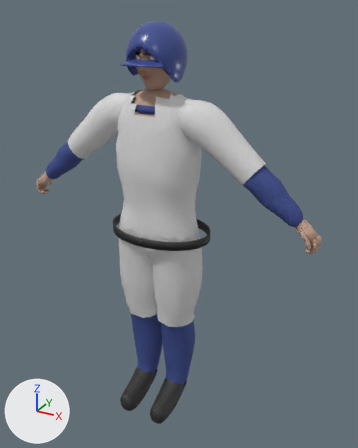
The glTF model assets/optimized/players/player_batter.glb: old version first, new version second.
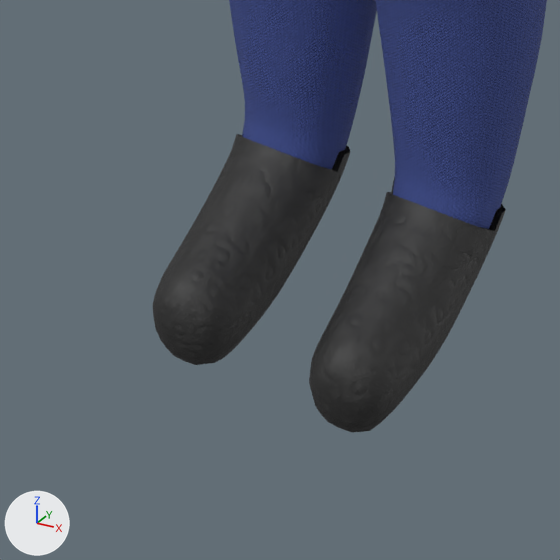
The first picture shows the older version from a camera (50 mm lens) standing at (1.105, -1.822, 1.924) and looking at (0.081, 0.04, 0.993). The close-ups show the older and then the newer version on the part from 26% to 55% of the width and 76% to 100% of the height of that picture. Only the edits that show in the close-ups are written down. Every picture has the same lights, and +X, +Y and +Z are marked at lower left. Vertices at exactly the same position are counted once.

In view in the first close-up: 'Cleats', 'Socks'.
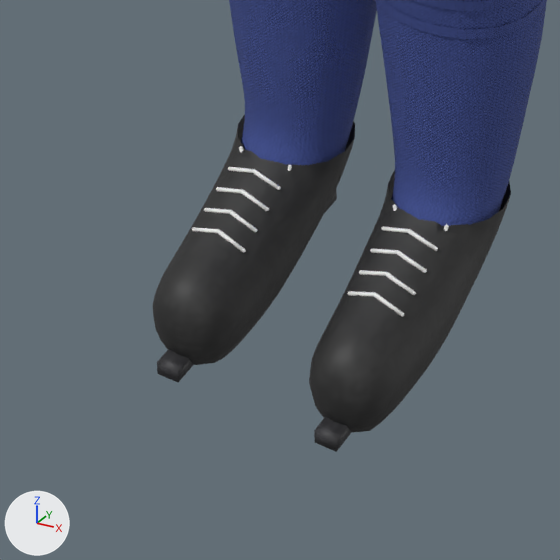
Location of each change, (x1, y1, x2, y2) in pixels of the close-ups (560 x 560 px):
'Cleats', reshaped (6% taller): before (153, 134, 506, 432); after (153, 115, 511, 432)
'Gear_Laces', added: after (192, 146, 449, 317)
'Gear_Soles', added (mostly hidden): after (157, 190, 351, 452)
part 1 of me_body_006, reshaped: before (232, 134, 506, 243); after (232, 115, 511, 243)
part 2 of me_body_006, surface changed: before (236, 140, 467, 230); after (235, 137, 245, 150)
part 3 of me_body_005, cut back: before (393, 179, 496, 229); after (391, 179, 500, 226)
part 4 of me_body_005, cut back: before (256, 137, 339, 169); after (240, 136, 345, 165)
'Gear_Piping', unchanged, uncovered by the edit: after (377, 0, 546, 39)

The change, as a diff of the scene's bpy script:
```diff
--- a/assets/optimized/players/player_batter.glb.py
+++ b/assets/optimized/players/player_batter.glb.py
@@ mat_sole @@
+mat_sole = bpy.data.materials.new('sole')
+# colours: dark grey #38383c
+# uses the picture img_leather_albedo
+# uses the picture img_leather_normal
+# uses the picture img_leather_orm
@@ mat_laces @@
+mat_laces = principled_material('laces')
+mat_laces.base_color = (0.92, 0.92, 0.9)  # white #f6f6f3
+mat_laces.roughness = 0.7
@@ me_body_006 @@
 # used by ob_cleats; location = (0.0, 0.0, 0.0)
-me_body_006.from_pydata(...)  # 556 vertices, 1068 faces; spans x -0.15..0.15, y -0.234..0.052, z 0.0..0.146
+me_body_006.from_pydata(...)  # 588 vertices, 1124 faces; spans x -0.151..0.151, y -0.234..0.054, z 0.0..0.138
+# me_body_006 part 1
+# 34 vertices are removed from x -0.15..0.15, y -0.067..0.052, z 0.095..0.146
+# 76 faces are deleted
+# 3 vertices move from x -0.114..0.134, y -0.056..0.049, z 0.12..0.142 to x -0.134..0.128, y -0.064..0.043, z 0.124..0.135
+# 66 vertices are added at x -0.151..0.151, y -0.07..0.054, z 0.096..0.138
+# 132 new faces join them
+# me_body_006 part 2: 2 kept faces spanning x -0.134..0.133, y -0.064..-0.048, z 0.125..0.135 get new texture (UV) coordinates
 me_body_006.materials.append(mat_cleats)
@@ me_body_005 @@
 # used by ob_socks; location = (0.0, 0.0, 0.0)
-me_body_005.from_pydata(...)  # 424 vertices, 772 faces; spans x -0.177..0.177, y -0.081..0.093, z 0.099..0.516
+me_body_005.from_pydata(...)  # 554 vertices, 1016 faces; spans x -0.177..0.177, y -0.114..0.093, z 0.106..0.53
+# me_body_005 part 3: 13 vertices removed from x 0.038..0.142, y -0.057..0.043, z 0.099..0.14; 59 vertices added at x 0.037..0.142, y -0.114..0.043, z 0.106..0.141
+# me_body_005 part 4: 1 vertex moved within x -0.092, y -0.056, z 0.14; 8 vertices removed from x -0.142..-0.038, y -0.054..0.035, z 0.099..0.138; 54 vertices added at x -0.142..-0.038, y -0.114..0.039, z 0.106..0.139
+# other edits to the shape of me_body_005 do not show in these pictures
 me_body_005.materials.append(mat_uniform_socks)
@@ me_gear_soles @@
+me_gear_soles.from_pydata(...)  # 264 vertices, 520 faces; spans x -0.102..0.102, y -0.246..0.05, z 0.0..0.015
+me_gear_soles.materials.append(mat_sole)
@@ me_gear_laces @@
+me_gear_laces.from_pydata(...)  # 1224 vertices, 2208 faces; spans x -0.121..0.121, y -0.153..-0.036, z 0.006..0.138
+me_gear_laces.materials.append(mat_laces)  # white #f6f6f3
@@ ob_gear_soles @@
+ob_gear_soles = bpy.data.objects.new('Gear_Soles', me_gear_soles)
+ob_gear_soles.location = (0.0, 0.0, 0.0)
@@ ob_gear_laces @@
+ob_gear_laces = bpy.data.objects.new('Gear_Laces', me_gear_laces)
+ob_gear_laces.location = (0.0, 0.0, 0.0)
```
